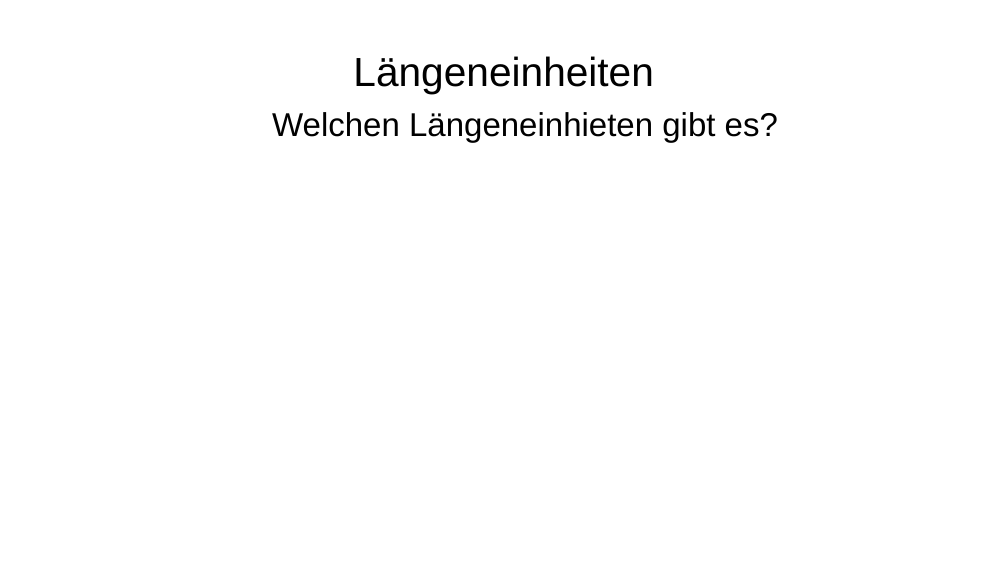
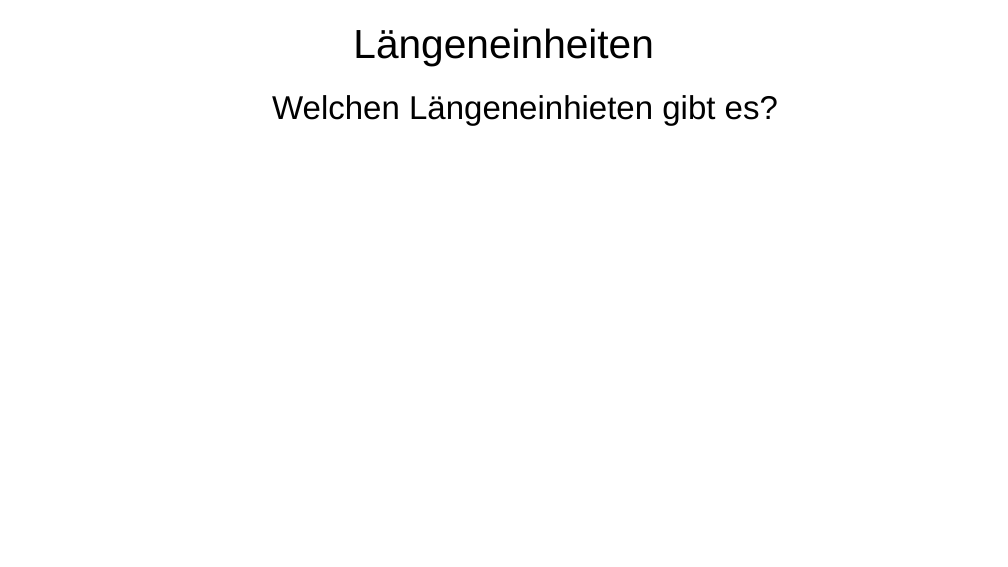
Before and after one commit to bearums/teaching, a slide deck: slide 5 of B5/Mathe/2024/D12/Sinus_funktion/02/pres.odp. Drawn at 1008x567 pixels with LibreOffice and Linux fonts; fonts in the diff are those of the drawing. Boxes give left, top, right and bottom in pixels: in the first picture for what was removed or moved away, otherwise in the second. Text is boxed around its words. In the diff, an @@ line names an element or a change of style, - is before the commit and + after.

```diff
--- a/B5/Mathe/2024/D12/Sinus_funktion/02/pres.odp
+++ b/B5/Mathe/2024/D12/Sinus_funktion/02/pres.odp
@@ title "Längeneinheiten": place and size @@
-title "Längeneinheiten" at bbox=[353, 56, 653, 93]
+title "Längeneinheiten" at bbox=[353, 28, 653, 66]
@@ text "Welchen Längeneinhieten gibt es?": place and size @@
-text "Welchen Längeneinhieten gibt es?" at bbox=[272, 112, 778, 142]
+text "Welchen Längeneinhieten gibt es?" at bbox=[272, 95, 778, 126]
```
Also in this commit, not shown: 1 other slide changed, 9 slides added, 5 slides removed, 10 other files.
